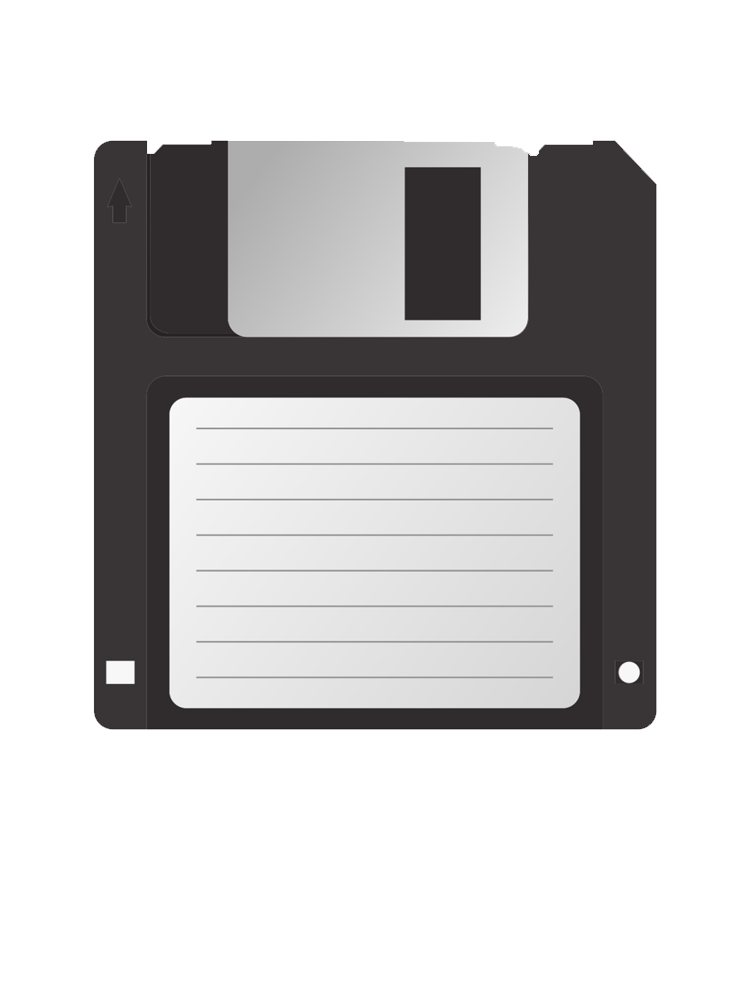
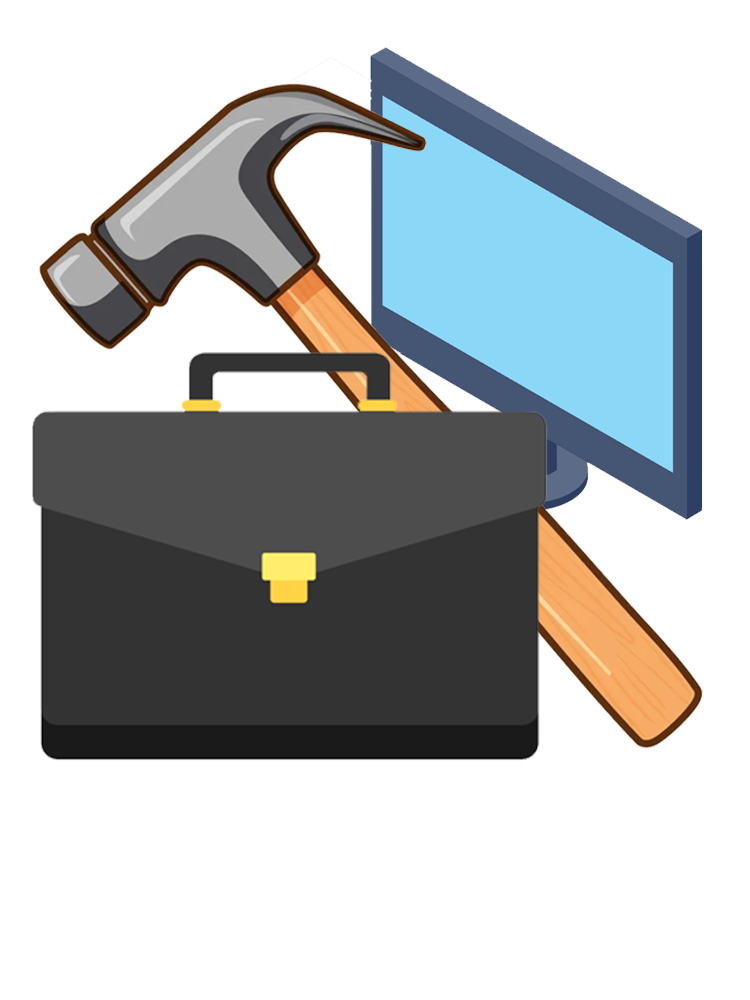
Two versions of the same layered image (750 x 1000). Layer-by-layer changes:
painted on "Layer 2" over (32, 140, 657, 761)
added layer "Layer 3" above "Layer 4" over (39, 83, 703, 749)
added layer "Layer 4" above "Layer 1" over (175, 47, 703, 520)
